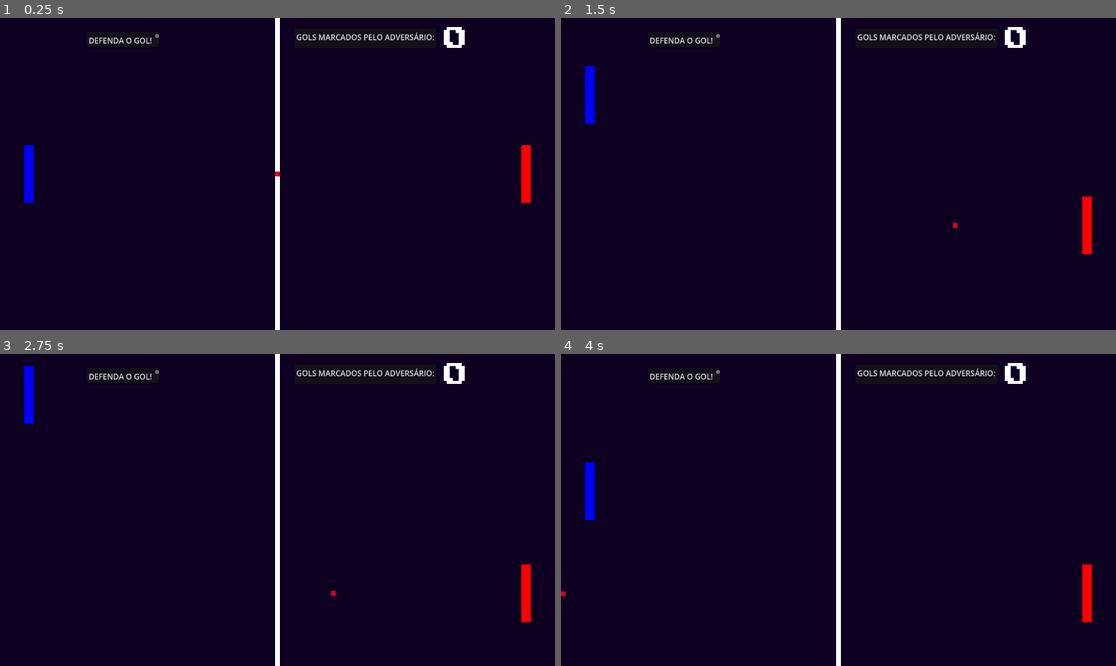
Above: before the commit, frames 1-4 (two rows, left to right).
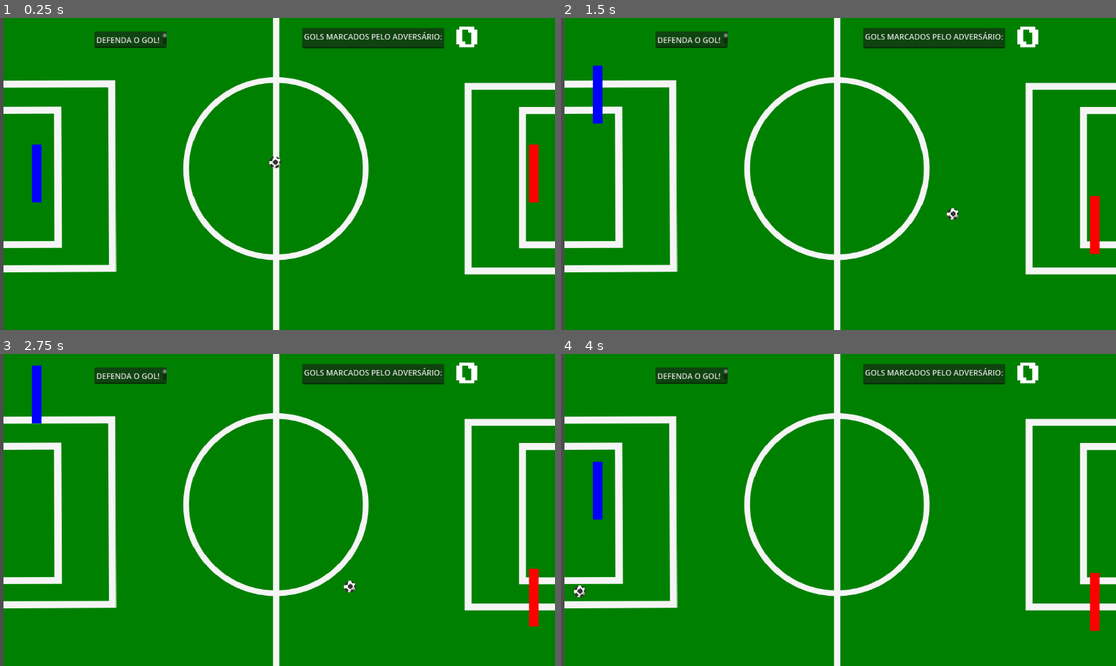
Above: after the commit, the same moments.

Repository: KleberFilho1/PING_BALL
Game: Godot game, scene res://scenes/main.tscn
Same seed, same stepped clock (60 frames per second), same inputs: the game is played once before the commit and once after it.
Inputs:
- Up to frame 1 (0.25 s): no input
- Up to frame 2 (1.5 s): tap Enter at 0.5 s; hold Up (ui_up) 0.53-1.28 s; hold Down (ui_down) from 1.28 s (still down)
- Up to frame 3 (2.75 s): release Down (ui_down) at 2.03 s; hold Up (ui_up) from 2.03 s (still down)
- Up to frame 4 (4 s): release Up (ui_up) at 3.53 s; hold Down (ui_down) from 3.53 s (still down)

The runs differ from the first frame. In frame 1, 99% of the frame differs, in the area x 0-100%, y 0-100%; in frame 2, 99%; in frame 3, 99%; in frame 4, 99%.

Commit message:
new version

Diff:
--- /dev/null
+++ b/campo.svg
@@ -0,0 +1,103 @@
+<?xml version="1.0" encoding="UTF-8" standalone="no"?>
+<!-- Created with Inkscape (http://www.inkscape.org/) -->
+
+<svg
+   width="210mm"
+   height="297mm"
+   viewBox="0 0 210 297"
+   version="1.1"
+   id="svg12"
+   inkscape:version="1.2.2 (732a01da63, 2022-12-09)"
+   sodipodi:docname="campo.svg"
+   xmlns:inkscape="http://www.inkscape.org/namespaces/inkscape"
+   xmlns:sodipodi="http://sodipodi.sourceforge.net/DTD/sodipodi-0.dtd"
+   xmlns="http://www.w3.org/2000/svg"
+   xmlns:svg="http://www.w3.org/2000/svg">
+  <sodipodi:namedview
+     id="namedview14"
+     pagecolor="#ffffff"
+     bordercolor="#000000"
+     borderopacity="0.25"
+     inkscape:showpageshadow="2"
+     inkscape:pageopacity="0.0"
+     inkscape:pagecheckerboard="0"
+     inkscape:deskcolor="#d1d1d1"
+     inkscape:document-units="mm"
+     showgrid="false"
+     inkscape:zoom="0.74564394"
+     inkscape:cx="297.72924"
+     inkscape:cy="504.26213"
+     inkscape:window-width="1920"
+     inkscape:window-height="1017"
+     inkscape:window-x="-8"
+     inkscape:window-y="-8"
+     inkscape:window-maximized="1"
+     inkscape:current-layer="layer1" />
+  <defs
+     id="defs9" />
+  <g
+     inkscape:label="Camada 1"
+     inkscape:groupmode="layer"
+     id="layer1">
+    <rect
+       style="fill:#008000;stroke-width:0.264583"
+       id="rect118"
+       width="213.6129"
+       height="300.19357"
+       x="-212.90323"
+       y="0"
+       transform="scale(-1,1)" />
+    <g
+       id="g2050"
+       transform="matrix(-1,0,0,1,206.1613,0.35483871)">
+      <rect
+         style="fill:none;stroke:#f5f5f5;stroke-width:3.826;stroke-dasharray:none;stroke-opacity:1"
+         id="rect224"
+         width="101.3931"
+         height="62.335487"
+         x="53.816132"
+         y="243.65483" />
+      <rect
+         style="fill:none;stroke:#f5f5f5;stroke-width:3.843;stroke-dasharray:none;stroke-opacity:1"
+         id="rect224-8"
+         width="73.775482"
+         height="36.137226"
+         x="67.080017"
+         y="272.18945" />
+    </g>
+    <g
+       id="g2054"
+       transform="matrix(-1,0,0,1,217.1613,0)">
+      <rect
+         style="fill:none;stroke:#f5f5f5;stroke-width:3.826;stroke-dasharray:none;stroke-opacity:1"
+         id="rect224-9"
+         width="101.3931"
+         height="62.335487"
+         x="-165.01564"
+         y="-56.560833"
+         transform="rotate(-179.77607)" />
+      <rect
+         style="fill:none;stroke:#f5f5f5;stroke-width:3.843;stroke-dasharray:none;stroke-opacity:1"
+         id="rect224-8-1"
+         width="73.775482"
+         height="36.137226"
+         x="-151.75175"
+         y="-28.026215"
+         transform="rotate(-179.77607)" />
+    </g>
+    <rect
+       style="fill:none;stroke:#f5f5f5;stroke-width:3.126;stroke-dasharray:none;stroke-opacity:1"
+       id="rect2056"
+       width="292.03226"
+       height="0.3548387"
+       x="-23.064516"
+       y="142.99998" />
+    <ellipse
+       style="fill:none;stroke:#f5f5f5;stroke-width:3.126;stroke-dasharray:none;stroke-opacity:1"
+       id="path2110"
+       cx="107.16129"
+       cy="142.99998"
+       rx="48.676315"
+       ry="47.170864" />
+  </g>
+</svg>
--- a/scenes/main.tscn
+++ b/scenes/main.tscn
@@ -1,11 +1,13 @@
-[gd_scene load_steps=12 format=3 uid="uid://bwgtrk8je4es6"]
+[gd_scene load_steps=14 format=3 uid="uid://bwgtrk8je4es6"]
 
 [ext_resource type="Texture2D" uid="uid://pucgh0qbmij" path="res://assets/Bg.png" id="1_nmwho"]
 [ext_resource type="Script" path="res://scenes/main.gd" id="2_2vu7i"]
 [ext_resource type="FontFile" uid="uid://cwd1tkm36irny" path="res://assets/pixel_font.ttf" id="2_4g85s"]
 [ext_resource type="Script" path="res://scenes/Player.gd" id="3_fpv7k"]
+[ext_resource type="Texture2D" uid="uid://34o7hn5ifuww" path="res://campo.svg" id="3_h0uub"]
 [ext_resource type="Script" path="res://scenes/Ball.gd" id="4_18rf6"]
 [ext_resource type="Script" path="res://scenes/CPU.gd" id="4_btv15"]
+[ext_resource type="Texture2D" uid="uid://bkdmbfvxg6qgj" path="res://football-soccer-ball-pixel-8bit-icon-png.webp" id="6_y71be"]
 
 [sub_resource type="RectangleShape2D" id="RectangleShape2D_vks4v"]
 size = Vector2(20, 120)
@@ -24,10 +26,17 @@
 
 [node name="Main" type="Sprite2D"]
 texture_filter = 1
+position = Vector2(16, -1)
 texture = ExtResource("1_nmwho")
 centered = false
 script = ExtResource("2_2vu7i")
 metadata/_edit_horizontal_guides_ = [-85.0]
+
+[node name="Campo" type="Sprite2D" parent="."]
+position = Vector2(578.301, 322)
+rotation = -1.5708
+scale = Vector2(1, 1.04523)
+texture = ExtResource("3_h0uub")
 
 [node name="Player" type="StaticBody2D" parent="."]
 position = Vector2(50, 324)
@@ -74,7 +83,13 @@
 collision_mask = 3
 script = ExtResource("4_18rf6")
 
+[node name="Football-soccer-ball-pixel-8Bit-icon-png" type="Sprite2D" parent="Ball"]
+position = Vector2(-21, -23)
+scale = Vector2(0.12, 0.12)
+texture = ExtResource("6_y71be")
+
 [node name="ColorRect" type="ColorRect" parent="Ball"]
+visible = false
 anchors_preset = 8
 anchor_left = 0.5
 anchor_top = 0.5
@@ -89,6 +104,7 @@
 color = Color(0.85098, 0, 0.160784, 1)
 
 [node name="CollisionShape2D" type="CollisionShape2D" parent="Ball"]
+position = Vector2(-21, -23)
 shape = SubResource("RectangleShape2D_croqj")
 debug_color = Color(1, 1, 1, 1)
 
@@ -115,17 +131,17 @@
 [node name="ScoreRight" type="Area2D" parent="."]
 
 [node name="CollisionShape2D" type="CollisionShape2D" parent="ScoreRight"]
-position = Vector2(1184, 324)
+position = Vector2(1168, 324)
 shape = SubResource("RectangleShape2D_4i124")
 debug_color = Color(1, 0, 0, 1)
 
 [node name="Hud" type="CanvasLayer" parent="."]
 
 [node name="CPUScore" type="Label" parent="Hud"]
-offset_left = 761.0
-offset_top = -119.0
-offset_right = 1132.0
-offset_bottom = 193.0
+offset_left = 787.0
+offset_top = -120.0
+offset_right = 1158.0
+offset_bottom = 192.0
 theme_override_fonts/font = ExtResource("2_4g85s")
 theme_override_font_sizes/font_size = 50
 text = "0"
Not shown, added: campo.svg.import
Binary file added: football-soccer-ball-pixel-8bit-icon-png.webp
Not shown, added: football-soccer-ball-pixel-8bit-icon-png.webp.import
Not shown, added: campo-esportivo-de-futebol-com-pixel-art_744913-22.avif
